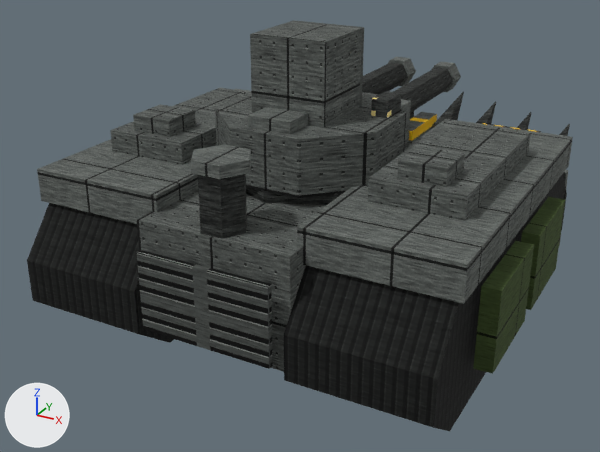
Two versions of the Blender file tools/lowforge/models/wild_boar.blend, one commit apart.
Before and after are seen from a 50 mm camera at (67.5, -132.3, 78.3) aimed at (-7.0, 3.1, 10.6). The lights are fixed; the arrows at lower left show +X, +Y and +Z. The first picture is the older version.

Objects in the first picture: 'ablative.002', 'hull', 'mantlet', 'missile_box', 'missile_face', 'muzzle.001', 'rear_vents', 'skirt', 'skirt.001', 'stack', 'tread', 'tread.001', 'tread_deck', 'tread_deck.001', 'turret' and 17 more.
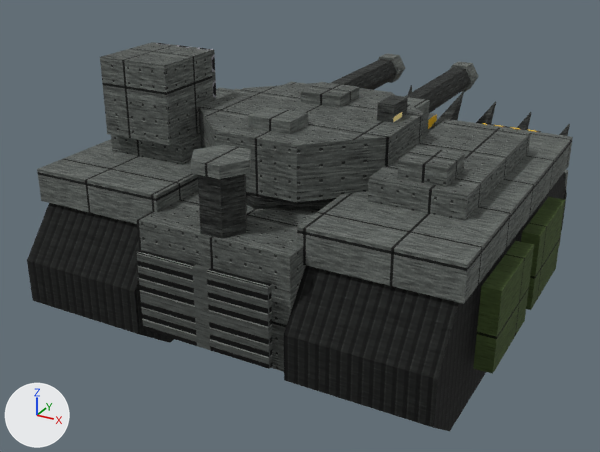
ob_hp_1 is not drawn itself; it is the parent of ob_gun, ob_muzzle.
ob_hp_2 is not drawn itself; it is the parent of ob_gun_001, ob_muzzle_001.
ob_hp_3 is not drawn itself; it is the parent of ob_missile_box, ob_missile_face.

Diff of the bpy script that builds the scene:
```diff
--- a/tools/lowforge/models/wild_boar.blend.py
+++ b/tools/lowforge/models/wild_boar.blend.py
@@ me_turret @@
 # used by ob_turret; location = (0.0, 0.0, 0.0)
-me_turret.from_pydata(...)  # 16 vertices, 10 faces; spans x -15.7..15.7, y -21.7..9.7, z 28.0..38.0
+me_turret.from_pydata(...)  # 16 vertices, 10 faces; spans x -18.5..18.5, y -24.5..12.5, z 28.0..38.0
+# me_turret part 1: the whole mesh is scaled about its middle by (1.18, 1.18, 1)
 me_turret.materials.append(mat_steel_panel)
@@ me_mantlet @@
 # used by ob_mantlet; location = (0.0, 0.0, 0.0)
-me_mantlet.from_pydata(...)  # 8 vertices, 6 faces; spans x -12.0..12.0, y 6.0..12.0, z 29.0..37.0
+me_mantlet.from_pydata(...)  # 8 vertices, 6 faces; spans x -15.0..15.0, y 8.0..14.0, z 29.0..37.0
+# me_mantlet part 2: the whole mesh is scaled about its middle by (1.25, 1, 1), then moved by (0.0, 2.0, 0.0)
 me_mantlet.materials.append(mat_steel_plate)
@@ me_muzzle_001 @@
 # used by ob_muzzle_001; parent = ob_hp_2; location = (0.0, 0.0, 0.0)
-me_muzzle_001.from_pydata(...)  # 12 vertices, 8 faces; spans x 2.1..8.9, y 47.0..51.0, z 30.06..35.94
+me_muzzle_001.from_pydata(...)  # 12 vertices, 8 faces; spans x 5.6..12.4, y 49.0..53.0, z 30.06..35.94
+# me_muzzle_001 part 3: the whole mesh is moved by (3.5, 2.0, 0.0)
 me_muzzle_001.materials.append(mat_steel_plate)
@@ me_missile_box @@
 # used by ob_missile_box; parent = ob_hp_3; location = (0.0, 0.0, 0.0)
-me_missile_box.from_pydata(...)  # 8 vertices, 6 faces; spans x -7.0..7.0, y -14.0..-0.2, z 38.0..52.0
+me_missile_box.from_pydata(...)  # 8 vertices, 6 faces; spans x -33.0..-19.0, y -22.0..-8.2, z 33.0..47.0
+# me_missile_box part 4: the whole mesh is moved by (-26.0, -8.0, -5.0)
 me_missile_box.materials.append(mat_steel_panel)
@@ me_missile_face @@
 # used by ob_missile_face; parent = ob_hp_3; location = (0.0, 0.0, 0.0)
-me_missile_face.from_pydata(...)  # 8 vertices, 6 faces; spans x -7.0..7.0, y -0.2..0.8, z 38.0..52.0
+me_missile_face.from_pydata(...)  # 8 vertices, 6 faces; spans x -33.0..-19.0, y -8.2..-7.2, z 33.0..47.0
+# me_missile_face part 5: the whole mesh is moved by (-26.0, -8.0, -5.0)
 me_missile_face.materials.append(mat_steel_missile)
@@ ob_hp_1 @@
 ob_hp_1 = bpy.data.objects.new('hp_1', None)
-ob_hp_1.location = (-5.5, 12.0, 33.0)
+ob_hp_1.location = (-9.0, 14.0, 33.0)
@@ ob_hp_2 @@
 ob_hp_2 = bpy.data.objects.new('hp_2', None)
-ob_hp_2.location = (5.5, 12.0, 33.0)
+ob_hp_2.location = (9.0, 14.0, 33.0)
@@ ob_missile_box @@
 ob_missile_box.parent = ob_hp_3
-ob_missile_box.matrix_parent_inverse = Matrix(((1.0, 0.0, 0.0, 0.0), (0.0, 1.0, 0.0, 0.0), (0.0, 0.0, 1.0, -38.0), (0.0, 0.0, 0.0, 1.0)))
+ob_missile_box.matrix_parent_inverse = Matrix(((1.0, 0.0, 0.0, 26.0), (0.0, 1.0, 0.0, 8.0), (0.0, 0.0, 1.0, -40.0), (0.0, 0.0, 0.0, 1.0)))
 ob_missile_box.location = (0.0, 0.0, 0.0)
@@ ob_missile_face @@
 ob_missile_face.parent = ob_hp_3
-ob_missile_face.matrix_parent_inverse = Matrix(((1.0, 0.0, 0.0, 0.0), (0.0, 1.0, 0.0, 0.0), (0.0, 0.0, 1.0, -38.0), (0.0, 0.0, 0.0, 1.0)))
+ob_missile_face.matrix_parent_inverse = Matrix(((1.0, 0.0, 0.0, 26.0), (0.0, 1.0, 0.0, 8.0), (0.0, 0.0, 1.0, -40.0), (0.0, 0.0, 0.0, 1.0)))
 ob_missile_face.location = (0.0, 0.0, 0.0)
@@ ob_hp_3 @@
 ob_hp_3 = bpy.data.objects.new('hp_3', None)
-ob_hp_3.location = (0.0, 0.0, 38.0)
+ob_hp_3.location = (-26.0, -8.0, 40.0)
```

Pixel boxes [x1, y1, x2, y2] of what changed, in the pictures (600 x 452 px):
'missile_box', reshaped, moved: before [250, 21, 362, 127]; after [100, 43, 213, 146]
'turret', rescaled (18% wider, 15% taller): before [215, 92, 406, 198]; after [199, 83, 424, 205]
'gun.001', reshaped: before [393, 67, 453, 113]; after [405, 67, 470, 113]
'gun', reshaped: before [362, 62, 407, 94]; after [331, 59, 396, 90]
'mantlet', moved, rescaled: before [401, 99, 411, 144]; after [285, 82, 430, 138]
'muzzle.001', reshaped, moved: before [432, 62, 461, 92]; after [449, 62, 479, 92]
'muzzle', reshaped: before [388, 57, 416, 86]; after [377, 54, 405, 83]
'missile_face', reshaped, moved: before [293, 20, 364, 107]; after [151, 42, 216, 101]
